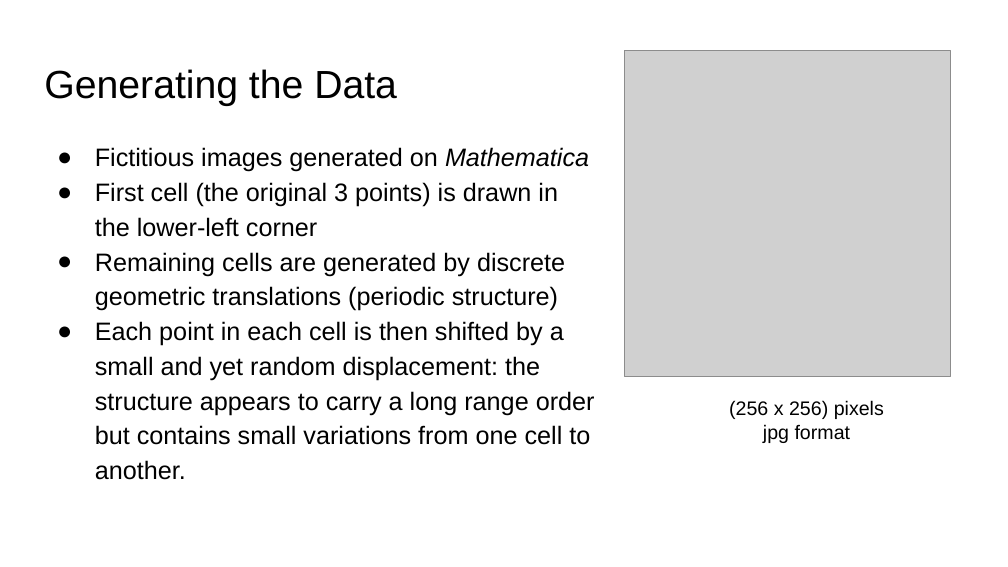
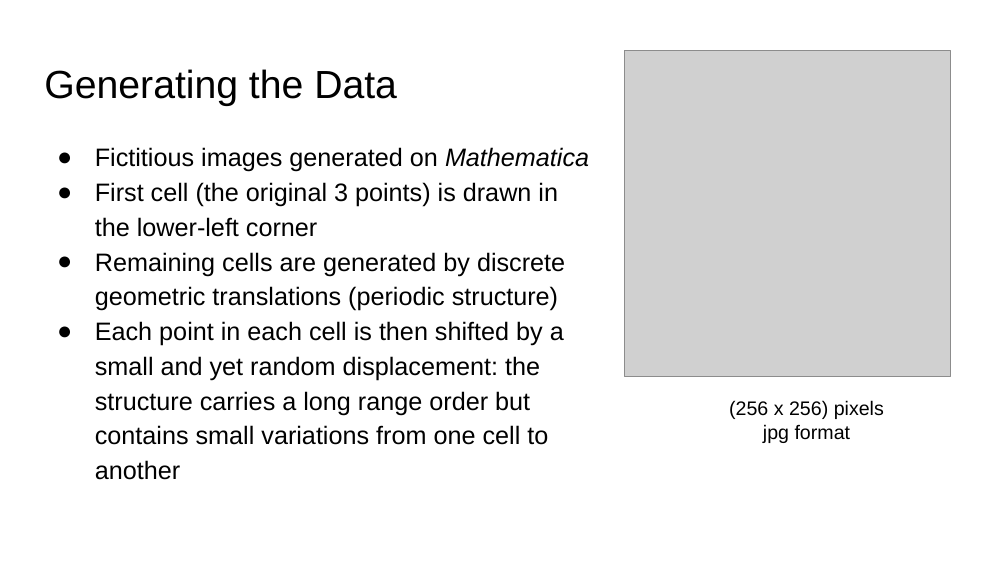
Before and after one commit to adriensaremi/Springboard, a slide deck: slide 5 of Capstone_2 - GAN and Mechanical Networks /Slides.pptx. Drawn at 1008x567 pixels with LibreOffice and Linux fonts; fonts in the diff are those of the drawing; grey boxes stand for pictures. Boxes give left, top, right and bottom in pixels: in the first picture for what was removed or moved away, otherwise in the second. Text is boxed around its words. In the diff, an @@ line names an element or a change of style, - is before the commit and + after.

```diff
--- a/Capstone_2 - GAN and Mechanical Networks /Slides.pptx
+++ b/Capstone_2 - GAN and Mechanical Networks /Slides.pptx
@@ text at [95, 321, 564, 480]: text changed @@
-● Each point in each cell is then shifted by a small and yet random displacement: the structure appears to carry a long range order but contains small variations from one cell to another.
+● Each point in each cell is then shifted by a small and yet random displacement: the structure carries a long range order but contains small variations from one cell to another
```
Also in this commit, not shown: 3 other slides changed, 1 slide added, 1 slide removed, 6 other files.
